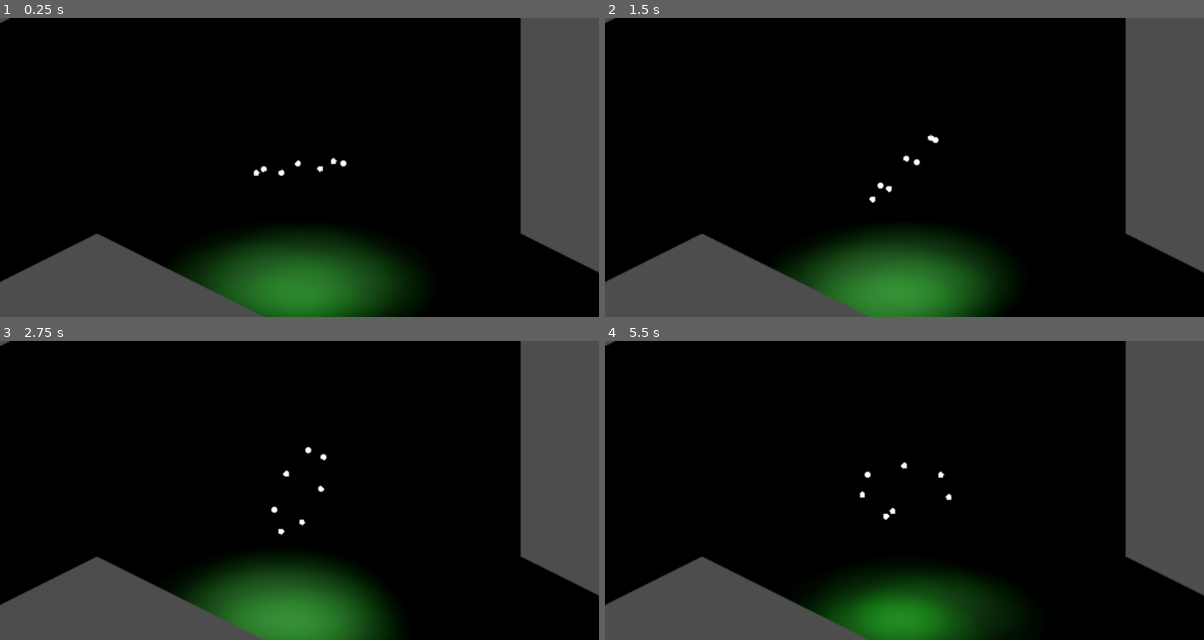
Above: before the commit, frames 1-4 (two rows, left to right).
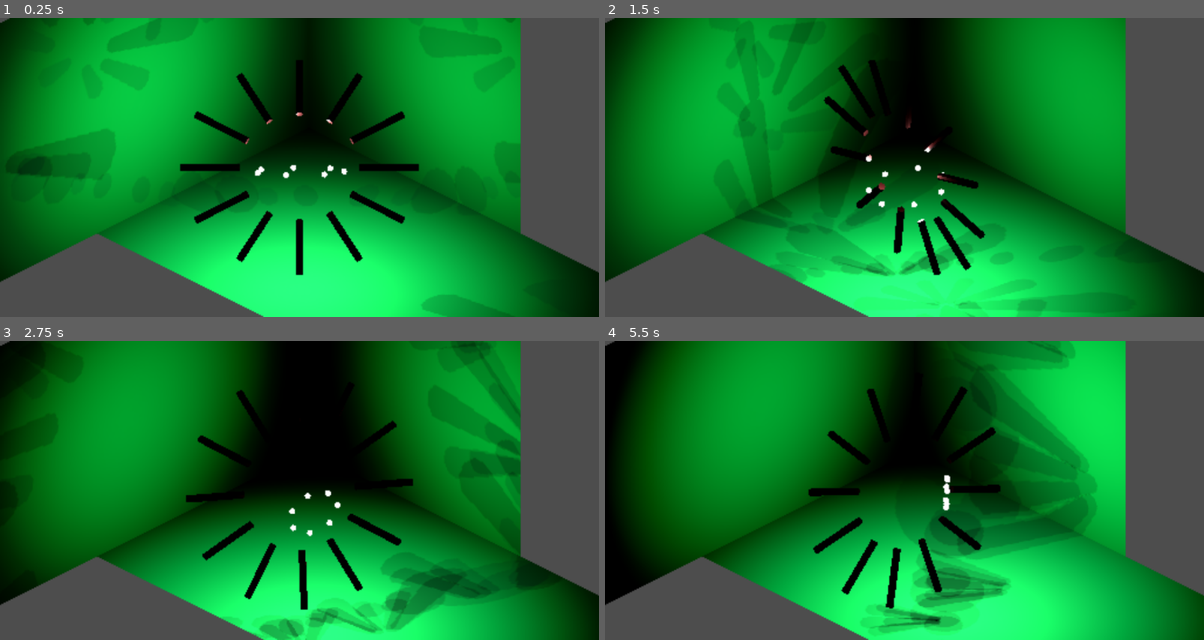
Above: after the commit, the same moments.

Repository: GiongGone/godot_go_2dstation
Game: Godot game, scene res://my.tscn
Same seed, same stepped clock (60 frames per second), same inputs: the game is played once before the commit and once after it.
Inputs:
- Up to frame 1 (0.25 s): no input
- Up to frame 2 (1.5 s): no input
- Up to frame 3 (2.75 s): no input
- Up to frame 4 (5.5 s): no input

The runs differ from the first frame. In frame 1, 79% of the frame differs, in the area x 0-100%, y 0-100%; in frame 2, 75%; in frame 3, 71%; in frame 4, 73%.

Commit message:
Add files via upload

Diff:
--- a/b_sink.tscn
+++ b/b_sink.tscn
@@ -3,22 +3,26 @@
 [sub_resource type="StandardMaterial3D" id="StandardMaterial3D_f1itc"]
 
 [node name="b_sink" type="Node3D"]
+rotation_edit_mode = 2
 
 [node name="white" type="CSGSphere3D" parent="."]
-layers = 32
+layers = 960
+transparency = 0.96
 ignore_occlusion_culling = true
 flip_faces = true
 radius = 0.1
+radial_segments = 24
+rings = 36
 material = SubResource("StandardMaterial3D_f1itc")
 
 [node name="light" type="OmniLight3D" parent="."]
+layers = 32
+light_color = Color(0.592157, 1, 1, 1)
 light_energy = 2.5
-light_size = 1.0
-light_bake_mode = 0
+light_size = 0.2
 light_cull_mask = 4294967264
 shadow_enabled = true
-distance_fade_enabled = true
+shadow_reverse_cull_face = true
 distance_fade_begin = 12.0
 distance_fade_length = 24.0
-omni_range = 6.25
-omni_shadow_mode = 0
+omni_range = 12.5
--- a/d_mace.tscn
+++ b/d_mace.tscn
@@ -1,14 +1,21 @@
 [gd_scene load_steps=2 format=3 uid="uid://yumm2tk7ow7h"]
 
 [sub_resource type="StandardMaterial3D" id="StandardMaterial3D_nr3qf"]
-blend_mode = 1
+resource_local_to_scene = true
 albedo_color = Color(0.709804, 0.231373, 0.231373, 1)
-metallic_specular = 1.0
+metallic = 1.0
+metallic_specular = 0.0
+roughness = 0.21
+emission = Color(0.168627, 0.168627, 0.168627, 1)
+emission_energy_multiplier = 9.11
+emission_operator = 1
 
 [node name="d_mace" type="Node3D"]
 rotation_edit_mode = 2
 
 [node name="aa" type="CSGCombiner3D" parent="."]
+layers = 64
+transparency = 0.21
 
 [node name="a" type="CSGCylinder3D" parent="aa"]
 transform = Transform3D(1, 0, 0, 0, 1, 0, 0, 0, 1, 0, 3, 0)
@@ -17,13 +24,10 @@
 smooth_faces = false
 material = SubResource("StandardMaterial3D_nr3qf")
 
-[node name="ReflectionProbe" type="ReflectionProbe" parent="aa/a"]
-layers = 960
-size = Vector3(0.25, 2, 0.25)
-cull_mask = 1048544
-
 [node name="bb" type="CSGCombiner3D" parent="."]
 transform = Transform3D(0.866025, 0.5, 0, -0.5, 0.866025, 0, 0, 0, 1, 0, 0, 0)
+layers = 128
+transparency = 0.21
 
 [node name="b" type="CSGCylinder3D" parent="bb"]
 transform = Transform3D(1, 0, 0, 0, 1, 0, 0, 0, 1, 0, 3, 0)
@@ -32,13 +36,10 @@
 smooth_faces = false
 material = SubResource("StandardMaterial3D_nr3qf")
 
-[node name="ReflectionProbe" type="ReflectionProbe" parent="bb/b"]
-layers = 960
-size = Vector3(0.25, 2, 0.25)
-cull_mask = 1048544
-
 [node name="cc" type="CSGCombiner3D" parent="."]
 transform = Transform3D(0.5, 0.866025, 0, -0.866025, 0.5, 0, 0, 0, 1, 0, 0, 0)
+layers = 256
+transparency = 0.21
 
 [node name="c" type="CSGCylinder3D" parent="cc"]
 transform = Transform3D(1, 0, 0, 0, 1, 0, 0, 0, 1, 0, 3, 0)
@@ -47,13 +48,10 @@
 smooth_faces = false
 material = SubResource("StandardMaterial3D_nr3qf")
 
-[node name="ReflectionProbe" type="ReflectionProbe" parent="cc/c"]
-layers = 960
-size = Vector3(0.25, 2, 0.25)
-cull_mask = 1048544
-
 [node name="dd" type="CSGCombiner3D" parent="."]
 transform = Transform3D(-4.37114e-08, 1, 0, -1, -4.37114e-08, 0, 0, 0, 1, 0, 0, 0)
+layers = 512
+transparency = 0.21
 
 [node name="d" type="CSGCylinder3D" parent="dd"]
 transform = Transform3D(1, 0, 0, 0, 1, 0, 0, 0, 1, 0, 3, 0)
@@ -62,13 +60,10 @@
 smooth_faces = false
 material = SubResource("StandardMaterial3D_nr3qf")
 
-[node name="ReflectionProbe" type="ReflectionProbe" parent="dd/d"]
-layers = 960
-size = Vector3(0.25, 2, 0.25)
-cull_mask = 1048544
-
 [node name="ee" type="CSGCombiner3D" parent="."]
 transform = Transform3D(-0.5, 0.866025, 0, -0.866025, -0.5, 0, 0, 0, 1, 0, 0, 0)
+layers = 64
+transparency = 0.21
 
 [node name="e" type="CSGCylinder3D" parent="ee"]
 transform = Transform3D(1, 0, 0, 0, 1, 0, 0, 0, 1, 0, 3, 0)
@@ -77,13 +72,10 @@
 smooth_faces = false
 material = SubResource("StandardMaterial3D_nr3qf")
 
-[node name="ReflectionProbe" type="ReflectionProbe" parent="ee/e"]
-layers = 960
-size = Vector3(0.25, 2, 0.25)
-cull_mask = 1048544
-
 [node name="ff" type="CSGCombiner3D" parent="."]
 transform = Transform3D(-0.866025, 0.5, 0, -0.5, -0.866025, 0, 0, 0, 1, 0, 0, 0)
+layers = 128
+transparency = 0.21
 
 [node name="f" type="CSGCylinder3D" parent="ff"]
 transform = Transform3D(1, 0, 0, 0, 1, 0, 0, 0, 1, 0, 3, 0)
@@ -92,13 +84,10 @@
 smooth_faces = false
 material = SubResource("StandardMaterial3D_nr3qf")
 
-[node name="ReflectionProbe" type="ReflectionProbe" parent="ff/f"]
-layers = 960
-size = Vector3(0.25, 2, 0.25)
-cull_mask = 1048544
-
 [node name="gg" type="CSGCombiner3D" parent="."]
 transform = Transform3D(-1, 8.74228e-08, 0, -8.74228e-08, -1, 0, 0, 0, 1, 0, 0, 0)
+layers = 256
+transparency = 0.21
 
 [node name="g" type="CSGCylinder3D" parent="gg"]
 transform = Transform3D(1, 0, 0, 0, 1, 0, 0, 0, 1, 0, 3, 0)
@@ -107,13 +96,10 @@
 smooth_faces = false
 material = SubResource("StandardMaterial3D_nr3qf")
 
-[node name="ReflectionProbe" type="ReflectionProbe" parent="gg/g"]
-layers = 960
-size = Vector3(0.25, 2, 0.25)
-cull_mask = 1048544
-
 [node name="hh" type="CSGCombiner3D" parent="."]
 transform = Transform3D(-0.866025, -0.5, 0, 0.5, -0.866025, 0, 0, 0, 1, 0, 0, 0)
+layers = 512
+transparency = 0.21
 
 [node name="h" type="CSGCylinder3D" parent="hh"]
 transform = Transform3D(1, 0, 0, 0, 1, 0, 0, 0, 1, 0, 3, 0)
@@ -122,13 +108,10 @@
 smooth_faces = false
 material = SubResource("StandardMaterial3D_nr3qf")
 
-[node name="ReflectionProbe" type="ReflectionProbe" parent="hh/h"]
-layers = 960
-size = Vector3(0.25, 2, 0.25)
-cull_mask = 1048544
-
 [node name="ii" type="CSGCombiner3D" parent="."]
 transform = Transform3D(-0.5, -0.866025, 0, 0.866025, -0.5, 0, 0, 0, 1, 0, 0, 0)
+layers = 64
+transparency = 0.21
 
 [node name="i" type="CSGCylinder3D" parent="ii"]
 transform = Transform3D(1, 0, 0, 0, 1, 0, 0, 0, 1, 0, 3, 0)
@@ -137,13 +120,10 @@
 smooth_faces = false
 material = SubResource("StandardMaterial3D_nr3qf")
 
-[node name="ReflectionProbe" type="ReflectionProbe" parent="ii/i"]
-layers = 960
-size = Vector3(0.25, 2, 0.25)
-cull_mask = 1048544
-
 [node name="jj" type="CSGCombiner3D" parent="."]
 transform = Transform3D(-4.37114e-08, -1, 0, 1, -4.37114e-08, 0, 0, 0, 1, 0, 0, 0)
+layers = 128
+transparency = 0.21
 
 [node name="j" type="CSGCylinder3D" parent="jj"]
 transform = Transform3D(1, 0, 0, 0, 1, 0, 0, 0, 1, 0, 3, 0)
@@ -152,13 +132,10 @@
 smooth_faces = false
 material = SubResource("StandardMaterial3D_nr3qf")
 
-[node name="ReflectionProbe" type="ReflectionProbe" parent="jj/j"]
-layers = 960
-size = Vector3(0.25, 2, 0.25)
-cull_mask = 1048544
-
 [node name="kk" type="CSGCombiner3D" parent="."]
 transform = Transform3D(0.5, -0.866025, 0, 0.866025, 0.5, 0, 0, 0, 1, 0, 0, 0)
+layers = 256
+transparency = 0.21
 
 [node name="k" type="CSGCylinder3D" parent="kk"]
 transform = Transform3D(1, 0, 0, 0, 1, 0, 0, 0, 1, 0, 3, 0)
@@ -167,13 +144,10 @@
 smooth_faces = false
 material = SubResource("StandardMaterial3D_nr3qf")
 
-[node name="ReflectionProbe" type="ReflectionProbe" parent="kk/k"]
-layers = 960
-size = Vector3(0.25, 2, 0.25)
-cull_mask = 1048544
-
 [node name="ll" type="CSGCombiner3D" parent="."]
 transform = Transform3D(0.866025, -0.5, 0, 0.5, 0.866025, 0, 0, 0, 1, 0, 0, 0)
+layers = 512
+transparency = 0.21
 
 [node name="l" type="CSGCylinder3D" parent="ll"]
 transform = Transform3D(1, 0, 0, 0, 1, 0, 0, 0, 1, 0, 3, 0)
@@ -181,8 +155,3 @@
 radius = 0.125
 smooth_faces = false
 material = SubResource("StandardMaterial3D_nr3qf")
-
-[node name="ReflectionProbe" type="ReflectionProbe" parent="ll/l"]
-layers = 960
-size = Vector3(0.25, 2, 0.25)
-cull_mask = 1048544
--- a/d_second.gd
+++ b/d_second.gd
@@ -1,7 +1,31 @@
 extends Node3D
-var trunk = 0
+func _ready():
+	$sink/middle.rotate_y(PI/1 + (-PI/1))
+	$sink2/middle.rotate_y(PI/3.5)
+	$sink3/middle.rotate_y(PI/3.5 * 2)
+	$sink4/middle.rotate_y(PI/3.5 * 3)
+	$sink5/middle.rotate_y(PI/3.5 * 4)
+	$sink6/middle.rotate_y(PI/3.5 * 5)
+	$sink7/middle.rotate_y(PI/3.5 * 6)
 func _process(_delta):
-	if trunk > 0:
-		$SubViewport/wand/d_second/sink/middle.rotate_y(-PI/180)
-func _on_timer_timeout():
-	trunk += 60
+	$sink/middle.rotate_object_local(Vector3(0.0, 0.0, 1.0), PI/540)
+	$sink2/middle.rotate_object_local(Vector3(0.0, 0.0, 1.0), PI/540)
+	$sink3/middle.rotate_object_local(Vector3(0.0, 0.0, 1.0), PI/540)
+	$sink4/middle.rotate_object_local(Vector3(0.0, 0.0, 1.0), PI/540)
+	$sink5/middle.rotate_object_local(Vector3(0.0, 0.0, 1.0), PI/540)
+	$sink6/middle.rotate_object_local(Vector3(0.0, 0.0, 1.0), PI/540)
+	$sink7/middle.rotate_object_local(Vector3(0.0, 0.0, 1.0), PI/540)
+	$sink/middle.rotate_x(PI/540)
+	$sink2/middle.rotate_x(PI/540)
+	$sink3/middle.rotate_x(PI/540)
+	$sink4/middle.rotate_x(PI/540)
+	$sink5/middle.rotate_x(PI/540)
+	$sink6/middle.rotate_x(PI/540)
+	$sink7/middle.rotate_x(PI/540)
+	$sink/middle.rotate_y(PI/540)
+	$sink2/middle.rotate_y(PI/540)
+	$sink3/middle.rotate_y(PI/540)
+	$sink4/middle.rotate_y(PI/540)
+	$sink5/middle.rotate_y(PI/540)
+	$sink6/middle.rotate_y(PI/540)
+	$sink7/middle.rotate_y(PI/540)
--- a/d_second.tscn
+++ b/d_second.tscn
@@ -1,8 +1,11 @@
-[gd_scene load_steps=2 format=3 uid="uid://kaxodjq6hbox"]
+[gd_scene load_steps=3 format=3 uid="uid://kaxodjq6hbox"]
 
+[ext_resource type="Script" path="res://d_second.gd" id="1_2f2gw"]
 [ext_resource type="PackedScene" uid="uid://cykwdpw7lilgj" path="res://sink.tscn" id="1_b8q2c"]
 
 [node name="d_second" type="Node3D"]
+rotation_edit_mode = 2
+script = ExtResource("1_2f2gw")
 
 [node name="sink" parent="." instance=ExtResource("1_b8q2c")]
 rotation_edit_mode = 2
@@ -24,7 +27,3 @@
 
 [node name="sink7" parent="." instance=ExtResource("1_b8q2c")]
 rotation_edit_mode = 2
-
-[node name="Timer" type="Timer" parent="."]
-
-[connection signal="timeout" from="Timer" to="." method="_on_timer_timeout"]
--- a/my.gd
+++ b/my.gd
@@ -1,38 +1,11 @@
 extends Node2D
 var trunk = 0
-func _ready():
-	$SubViewport/wand/d_second/sink/middle.rotate_y(PI/1 + (-PI/1))
-	$SubViewport/wand/d_second/sink2/middle.rotate_y(PI/3.5)
-	$SubViewport/wand/d_second/sink3/middle.rotate_y(PI/3.5 * 2)
-	$SubViewport/wand/d_second/sink4/middle.rotate_y(PI/3.5 * 3)
-	$SubViewport/wand/d_second/sink5/middle.rotate_y(PI/3.5 * 4)
-	$SubViewport/wand/d_second/sink6/middle.rotate_y(PI/3.5 * 5)
-	$SubViewport/wand/d_second/sink7/middle.rotate_y(PI/3.5 * 6)
 func _process(_delta):
-	$SubViewport/wand/d_second/sink/middle.rotate_y(PI/480)
-	$SubViewport/wand/d_second/sink2/middle.rotate_y(PI/480)
-	$SubViewport/wand/d_second/sink3/middle.rotate_y(PI/480)
-	$SubViewport/wand/d_second/sink4/middle.rotate_y(PI/480)
-	$SubViewport/wand/d_second/sink5/middle.rotate_y(PI/480)
-	$SubViewport/wand/d_second/sink6/middle.rotate_y(PI/480)
-	$SubViewport/wand/d_second/sink7/middle.rotate_y(PI/480)
-	$SubViewport/wand/d_mace.rotate_x(PI/1500) # This is supposed to stimulate the reflections; if done correctly;
+	$SubViewport/wand/d_mace.rotate_object_local(Vector3(1.0, 0.0, 0.0), PI/540) # This is supposed to stimulate the reflections; if done correctly;
 	if trunk > 0:
-		$SubViewport/wand/d_second/sink/middle.rotate_y(-PI/180)
-		$SubViewport/wand/d_second/sink2/middle.rotate_y(-PI/180)
-		$SubViewport/wand/d_second/sink3/middle.rotate_y(-PI/180)
-		$SubViewport/wand/d_second/sink4/middle.rotate_y(-PI/180)
-		$SubViewport/wand/d_second/sink5/middle.rotate_y(-PI/180)
-		$SubViewport/wand/d_second/sink6/middle.rotate_y(-PI/180)
-		$SubViewport/wand/d_second/sink7/middle.rotate_y(-PI/180)
-		$SubViewport/wand/d_second/sink/middle.rotate_y(((-PI/3)-(PI/3.5))/60) # Staying
-		$SubViewport/wand/d_second/sink2/middle.rotate_y((PI/3.5)/60) # Moving back 51.2
-		$SubViewport/wand/d_second/sink3/middle.rotate_y(((PI/3)-(PI/3.5))/30) # Moving back 8.1 * 2
-		$SubViewport/wand/d_second/sink4/middle.rotate_y(((PI/3)-(PI/3.5))/20) # Moving Back 8.1 * 3, maybe;
-		$SubViewport/wand/d_second/sink5/middle.rotate_y(((PI/3)-(PI/3.5))/15) # Moving back 8.1 * 4
-		$SubViewport/wand/d_second/sink6/middle.rotate_y(((PI/3)-(PI/3.5))/12) # Moving back 8.1 * 5
-		$SubViewport/wand/d_second/sink7/middle.rotate_y(((PI/3)-(PI/3.5))/10) # Moving back 8.1 * 6
+		$SubViewport/wand/d_second.rotate_object_local(Vector3(0.0, 1.0, 0.0), PI/360)
 		trunk -= 1
+	if trunk == 60: # Never happens at delta
+		print(trunk)
 func _on_timer_timeout():
 	trunk += 60
-	#passed or not; $Timer.stop()
--- a/sink.tscn
+++ b/sink.tscn
@@ -1,12 +1,11 @@
-[gd_scene load_steps=3 format=3 uid="uid://cykwdpw7lilgj"]
+[gd_scene load_steps=2 format=3 uid="uid://cykwdpw7lilgj"]
 
-[ext_resource type="Script" path="res://sink.gd" id="1_xipgv"]
 [ext_resource type="PackedScene" uid="uid://bu1e7l13md85" path="res://b_sink.tscn" id="2_3l6h6"]
 
 [node name="sink" type="Node3D"]
-script = ExtResource("1_xipgv")
 
 [node name="middle" type="Marker3D" parent="."]
+rotation_edit_mode = 2
 
 [node name="b_sink" parent="middle" instance=ExtResource("2_3l6h6")]
 transform = Transform3D(1, 0, 0, 0, 1, 0, 0, 0, 1, 1.5, 0, 0)
--- a/wand.gd
+++ b/wand.gd
@@ -4,8 +4,8 @@
 	$landsink.start() #There's supposed to be code surrounding this;
 	$lasub.start() #There's supposed to be code surrounding this as well;
 func _process(_delta):
-	$d_mace.rotate_y(PI/600) # This is the game delta
+	$d_mace.rotate_object_local(Vector3(1.0, 0.0, 0.0), PI/120) # This is the game delta
 func _on_lasub_timeout():
-	$d_mace.rotate_z(PI/6)
+	$d_mace.rotate_object_local(Vector3(0.0, 0.0, 1.0), PI/6)
 func _on_landsink_timeout(): # This is the problem timer, usually causes unwanted behaviour; a.k.a. pi
-	$d_mace.rotate_z(PI / (sqrt(360) / 4))
+	$d_mace.rotate_object_local(Vector3(0.0, 0.0, 1.0), PI/ (sqrt(360) / 4))
--- a/wand.tscn
+++ b/wand.tscn
@@ -10,6 +10,11 @@
 [sub_resource type="QuadMesh" id="QuadMesh_qfkdo"]
 material = SubResource("StandardMaterial3D_8duu7")
 size = Vector2(20, 10)
+
+[sub_resource type="Environment" id="Environment_bm414"]
+background_mode = 2
+volumetric_fog_density = 0.01
+volumetric_fog_length = 6.0
 
 [node name="wand" type="Node3D"]
 script = ExtResource("1_jbwog")
@@ -25,10 +30,11 @@
 [node name="back_mesh" type="CSGCombiner3D" parent="."]
 transform = Transform3D(0.707107, 0, 0.707107, -0.353553, 0.866025, 0.353553, -0.612372, -0.5, 0.612372, -2.5, 0, 0)
 layers = 32
+gi_mode = 0
 
 [node name="back" type="CSGMesh3D" parent="back_mesh"]
 transform = Transform3D(1, 0, 0, 0, 1, 0, 0, 0, 1, 0, 0, -6)
-layers = 32
+layers = 33
 mesh = SubResource("QuadMesh_qfkdo")
 
 [node name="back2" type="CSGMesh3D" parent="back_mesh"]
@@ -47,11 +53,20 @@
 
 [node name="landsink" type="Timer" parent="."]
 
+[node name="WorldEnvironment" type="WorldEnvironment" parent="."]
+environment = SubResource("Environment_bm414")
+
 [node name="DirectionalLight3D" type="DirectionalLight3D" parent="."]
-layers = 1008
+layers = 32
 light_color = Color(0.0588235, 0.239216, 0.0588235, 1)
+light_energy = 0.5
+light_indirect_energy = 0.0
+light_volumetric_fog_energy = 0.0
 light_negative = true
+light_bake_mode = 0
 light_cull_mask = 4294966304
+directional_shadow_mode = 0
+sky_mode = 1
 
 [connection signal="timeout" from="lasub" to="." method="_on_lasub_timeout"]
 [connection signal="timeout" from="landsink" to="." method="_on_landsink_timeout"]
Not shown: 1 places in wand.tscn that only renumber resources
